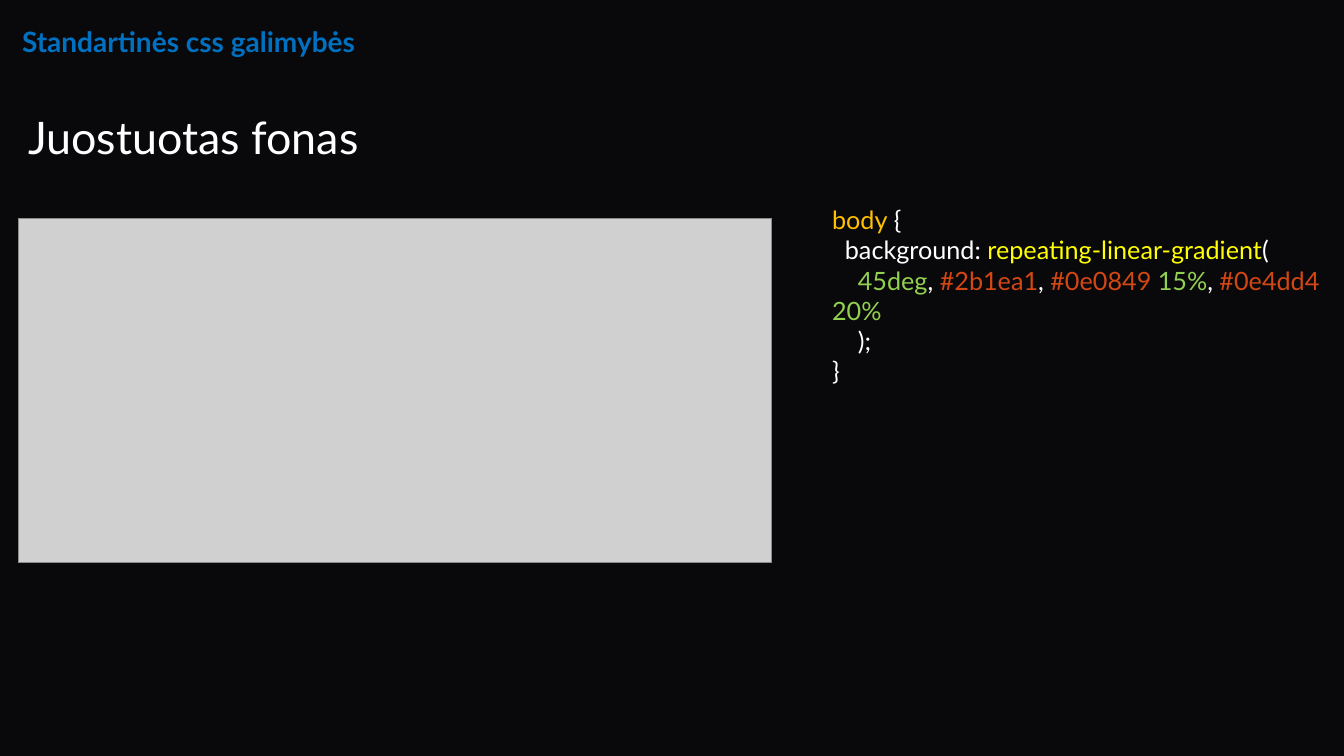
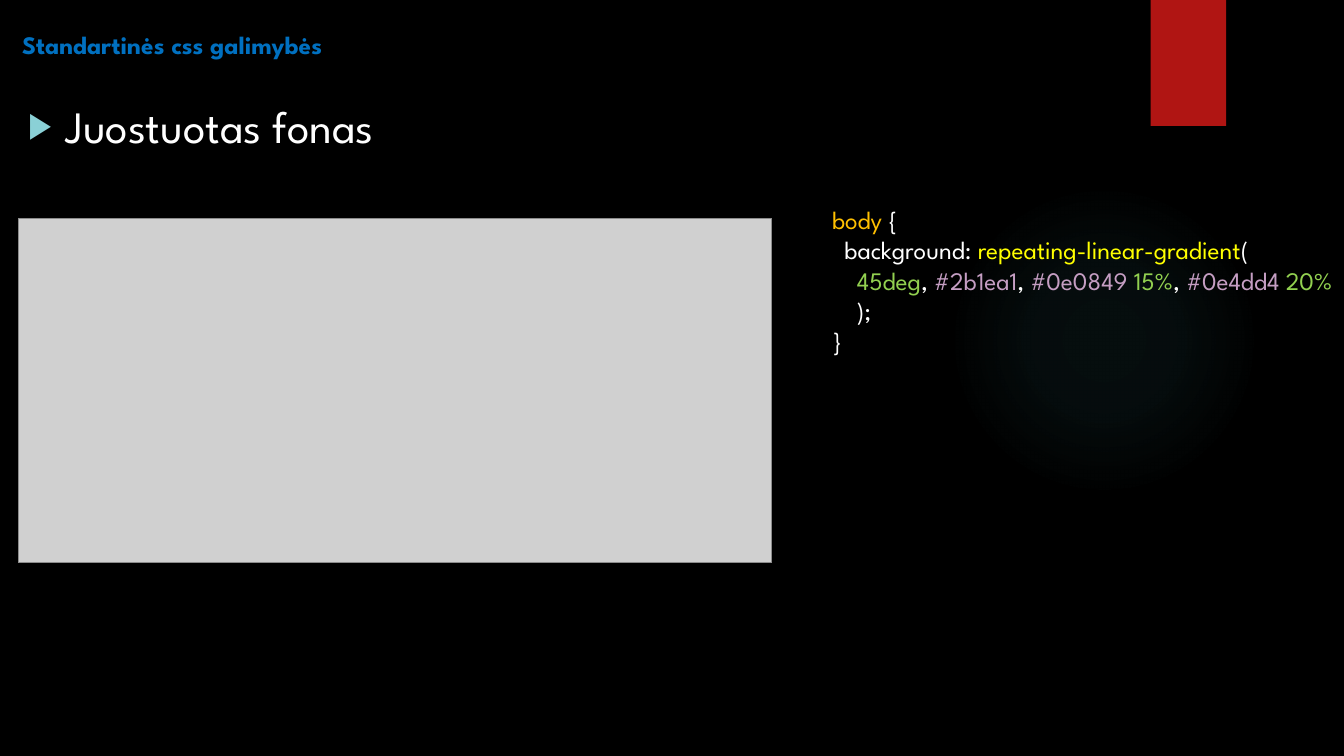
Before and after one commit to EngineeringDreams/ziniatinklio-praktiniai, a slide deck: slide 5 of Žiniatinklio praktinis darbas/Antras Skyrius – Fonai ir Rėmeliai.pptx. Drawn at 1344x756 pixels with LibreOffice and Linux fonts; fonts in the diff are those of the drawing; grey boxes stand for pictures; background and template pictures are left out. Boxes give left, top, right and bottom in pixels: in the first picture for what was removed or moved away, otherwise in the second. Text is boxed around its words. In the diff, an @@ line names an element or a change of style, - is before the commit and + after.

```diff
--- a/Žiniatinklio praktinis darbas/Antras Skyrius – Fonai ir Rėmeliai.pptx
+++ b/Žiniatinklio praktinis darbas/Antras Skyrius – Fonai ir Rėmeliai.pptx
@@ background #09090C to picture (left out) @@
@@ title "Standartinės css galimybės" at [22,36,322,60]: size 20 to 18 pt, font Lato to League Spartan; line spacing 0.85 to 1 @@
@@ rectangle added at [1150,0,1226,126], fill #B01513 @@
@@ text "Juostuotas fonas" at [66,111,374,144]: font Lato to League Spartan; bullet none to ▶; line spacing 1.2 to 1 @@
@@ text "body {" at [832,211,1333,296]: font Lato to League Spartan; text colour #D34713 to #C59EC3 in "#2b1ea1, #0e0849 #0e4dd4" @@
@@ ellipse added at [949,185,1259,495], fill gradient #50B9C1 @@
```
Also in this commit, not shown: 13 other slides changed, 1 other file.
